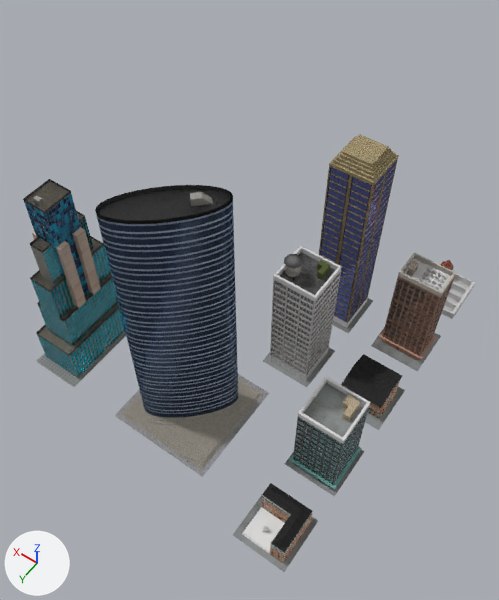
Two versions of the Blender file models/buildings.blend, one commit apart.
Both versions are drawn from a 50 mm lens placed at (-10.0, 13.0, 22.2), pointed at (-1.6, 1.3, 3.8). Lighting does not change. The marker at lower left points along +X, +Y and +Z.

In view in the first picture: 'building1', 'building2', 'building3', 'building4', 'building5', 'building6', 'building7', 'building9', 'house1'.
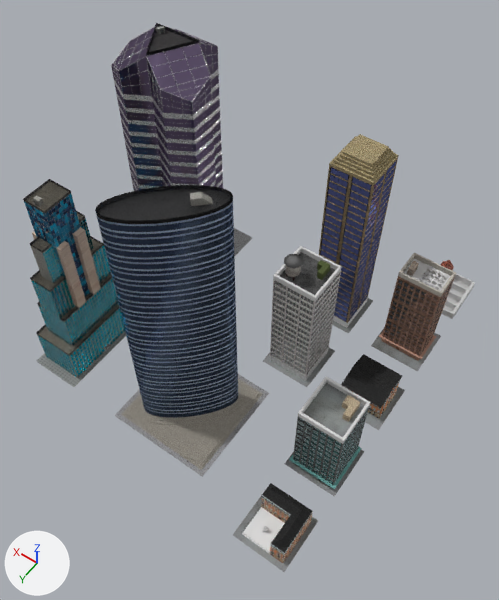
The change, as a list of edits to the scene's bpy script:
```text
Add mat_b10_brushed_metal:
    mat_b10_brushed_metal = bpy.data.materials.new('b10_brushed_metal')
    # colours: grey #7c7c7c, white #ffffff
    # uses the picture img_brushed_png_001
Add mat_b10_door_frame:
    mat_b10_door_frame = bpy.data.materials.new('b10_door_frame')
    # nodes: BsdfAnisotropic, BsdfDiffuse, Fresnel, MixShader, OutputMaterial
Add mat_b10_roof_wall:
    mat_b10_roof_wall = bpy.data.materials.new('b10_roof_wall')
    # uses the picture img_concretenew0056_9_s_jpg
    # uses the picture img_roof_displacementmap_png_001
    # uses the picture img_roof_normalmap_1__png_001
Add mat_b10_gardrail:
    mat_b10_gardrail = bpy.data.materials.new('b10_gardrail')
    # nodes: BsdfGlass, BsdfTranslucent, MixShader, OutputMaterial
    # colours: black #302f32
Add mat_b10_ground:
    mat_b10_ground = bpy.data.materials.new('b10_ground')
    # uses the picture img_floorstreets0100_1_s_jpg
    # uses the picture img_street_displacementmap_png
    # uses the picture img_street_specularmap_png
Add mat_b10_roof_door:
    mat_b10_roof_door = bpy.data.materials.new('b10_roof_door')
    # uses the picture img_doors_7_645x1024_jpg
    # uses the picture img_roof_door_displacementmap_png
    # uses the picture img_roof_door_reflection_png
    # uses the picture img_roof_doornormalmap_png
Add mat_b10_window:
    mat_b10_window = bpy.data.materials.new('b10_Window')
    # nodes: AddShader, BsdfAnisotropic, BsdfRefraction, MixShader, OutputMaterial
    # colours: purple #aa95c1, purple #716380
Add mat_nigthbody_b10:
    mat_nigthbody_b10 = bpy.data.materials.new('nigthBody_b10')
    # nodes: AddShader, BsdfAnisotropic, BsdfRefraction, Emission, MixShader, OutputMaterial
    # colours: purple #aa95c1, purple #716380, beige #e3e7a9
Add mat_b10_roof:
    mat_b10_roof = bpy.data.materials.new('b10_roof')
    # uses the picture img_52673_112529645473329_6494979_o_jpg
    # uses the picture img_displacementmap_png_004
    # uses the picture img_normalmap_1__png
Add ob_building10:
    ob_building10 = bpy.data.objects.new('building10', me_plane)  # 3050 vertices, 2997 faces, 2 loose edges; spans x -0.5..1.5, y -0.5..1.5, z 0.0..4.95
    ob_building10.location = (3.0, -3.0, 0.0)
    ob_building10.scale = (2.0, 2.0, 2.0)
```

Changed parts and their boxes [x1, y1, x2, y2] in the pictures (499 x 600 px):
'building10', added
    after: [111, 23, 252, 256]
    faces in mat_b10_window: [112, 27, 223, 191]
    faces in mat_b10_brushed_metal: [111, 27, 223, 191]
    faces in mat_nigthbody_b10: [115, 35, 223, 185]
    faces in mat_b10_roof: [149, 30, 192, 52]
    faces in mat_b10_gardrail: [146, 23, 199, 56]
